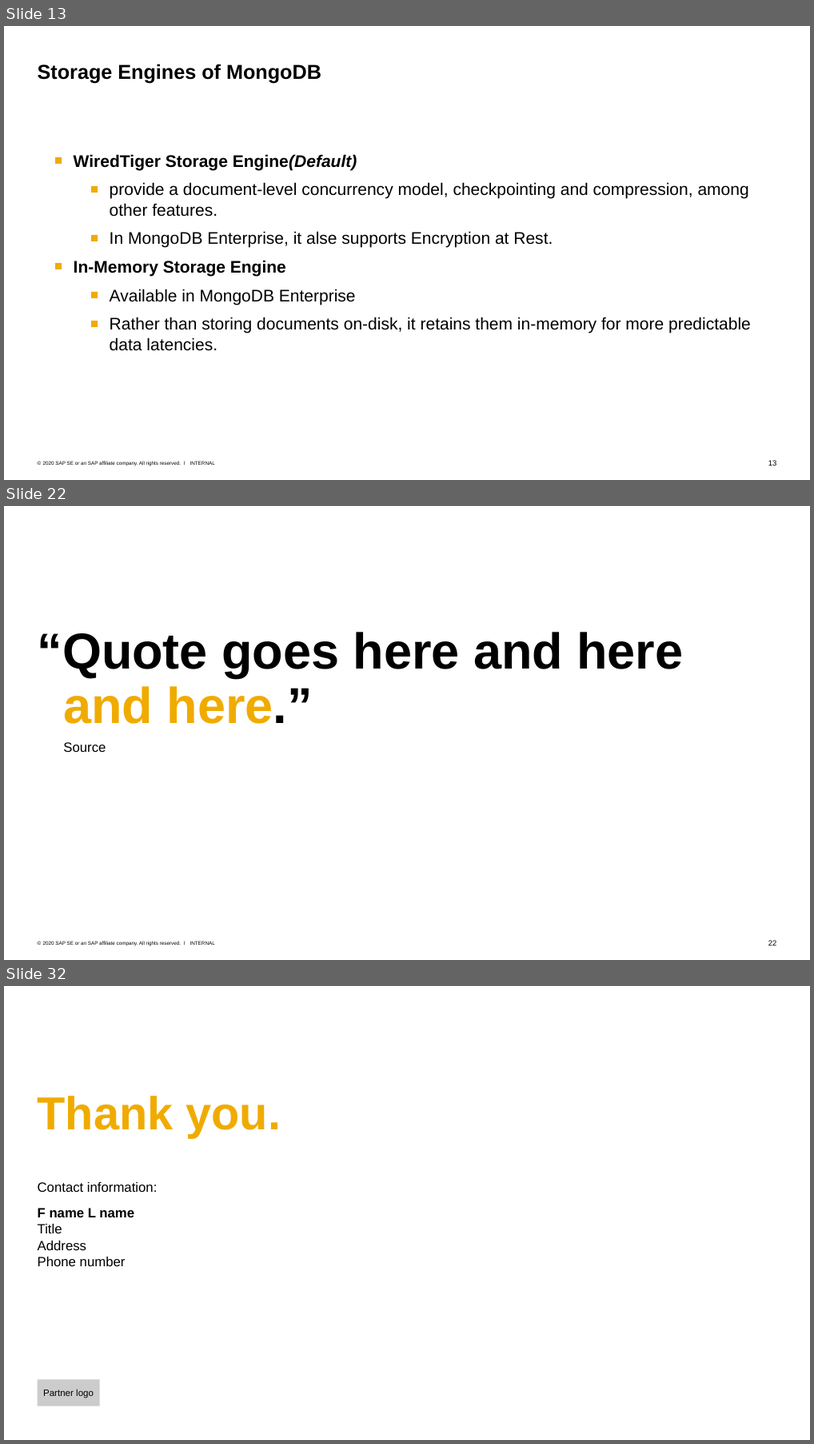
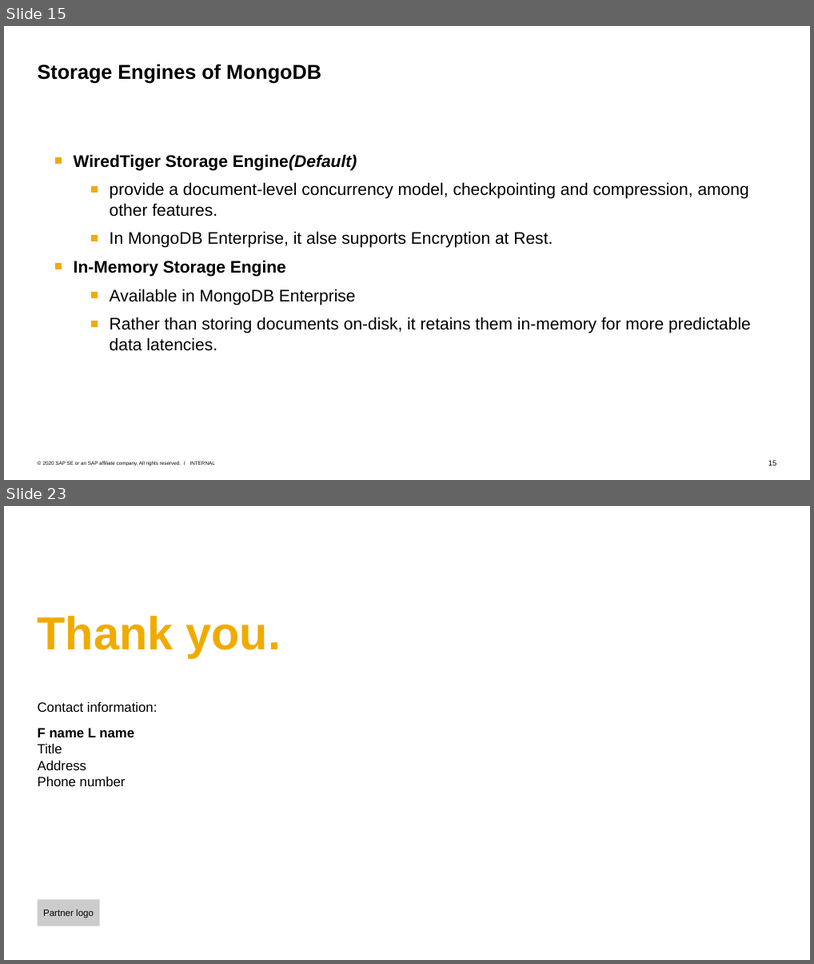
Before and after one commit to Voidkai/Survey_on_NoSQL, a slide deck: NoSQL/The_survey_on_MongoDB.pptx. Shown one above the other, each under a label of ours: slides 13, 22 and 32 before the commit, slides 15 and 23 after it; the slides between them are not shown. The pictures are 814x1444 and 814x964 pixels, drawn with LibreOffice and Linux fonts; fonts in the diff are those of the drawing; background and template pictures are left out. Boxes give left, top, right and bottom in pixels: in the first picture for what was removed or moved away, otherwise in the second. Text is boxed around its words. In the diff, an @@ line names an element or a change of style, - is before the commit and + after.

```diff
--- a/NoSQL/The_survey_on_MongoDB.pptx
+++ b/NoSQL/The_survey_on_MongoDB.pptx
@@ slide 22 removed at [4,506,810,960], background #FFFFFF; not listed: 3 template elements that a slide beside it also shows @@
@@ text removed at [38,632,684,752] @@
-“Quote goes here and here and here.”
-  Source
@@ what was slide 13 is now slide 15 @@
@@ what was slide 32 is now slide 23 @@
```
Also in this commit, not shown: 2 slides changed, 8 slides added, 17 other slides removed.
